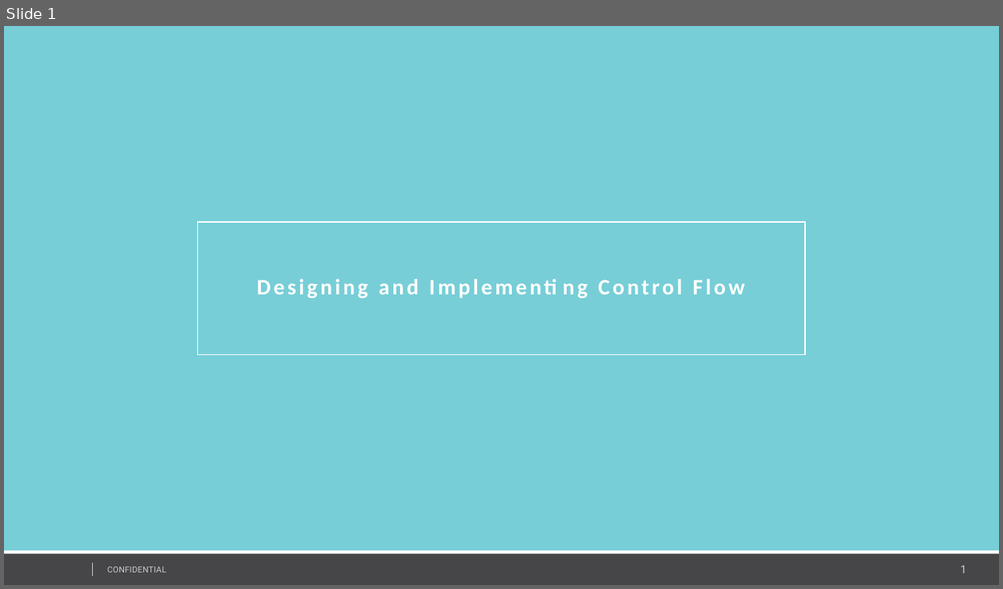
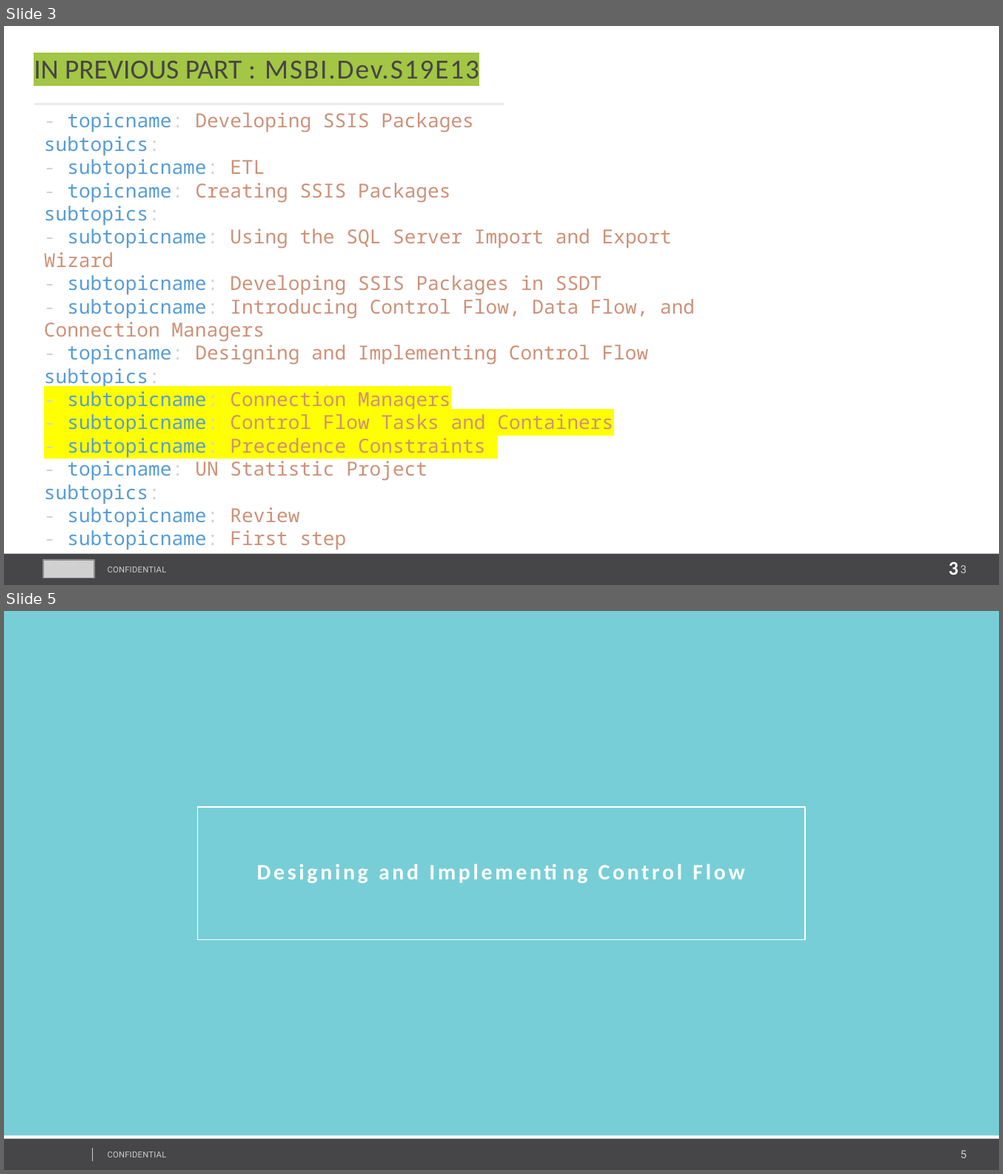
Before and after one commit to AndreyQC/MSBI.Lab, a slide deck: MSBI.Lecture.14/MSBI.Dev.S19E14.pptx. Shown one above the other, each under a label of ours: slide 1 before the commit, slides 3 and 5 after it; the slides between them are not shown. The pictures are 1003x589 and 1003x1174 pixels, drawn with LibreOffice and Linux fonts; fonts in the diff are those of the drawing; grey boxes stand for pictures; background and template pictures are left out. Boxes give left, top, right and bottom in pixels: in the first picture for what was removed or moved away, otherwise in the second. Text is boxed around its words. In the diff, an @@ line names an element or a change of style, - is before the commit and + after.

```diff
--- a/MSBI.Lecture.14/MSBI.Dev.S19E14.pptx
+++ b/MSBI.Lecture.14/MSBI.Dev.S19E14.pptx
@@ slide 3 added at box(4, 26, 999, 585), background #FFFFFF; not listed: 4 template elements that a slide beside it also shows @@
@@ text added at box(34, 61, 479, 79), 20 pt, text #464547 @@
+IN PREVIOUS PART : MSBI.Dev.S19E13
@@ line added from (34, 104) to (504, 104), #EBEBEB 1.5 pt @@
@@ text added at box(44, 113, 694, 551), 14 pt, text #CE9178 @@
+- topicname: Developing SSIS Packages
+subtopics:
+- subtopicname: ETL
+- topicname: Creating SSIS Packages
+subtopics:
+- subtopicname: Using the SQL Server Import and Export Wizard
+- subtopicname: Developing SSIS Packages in SSDT
+- subtopicname: Introducing Control Flow, Data Flow, and Connection Managers
+- topicname: Designing and Implementing Control Flow
+subtopics:
+- subtopicname: Connection Managers
+- subtopicname: Control Flow Tasks and Containers
+- subtopicname: Precedence Constraints
+- topicname: UN Statistic Project
+subtopics:
+- subtopicname: Review
+- subtopicname: First step
+---
@@ picture added at box(42, 560, 94, 578) @@
@@ text added at box(960, 565, 966, 574), 14 pt, text #FFFFFF, bold @@
+3
@@ what was slide 1 is now slide 5 @@
@@ page number at box(960, 1150, 966, 1159): text changed @@
-1
+5
```
Also in this commit, not shown: 1 slide changed, 9 other slides added, 5 slides removed, 1 other file.
